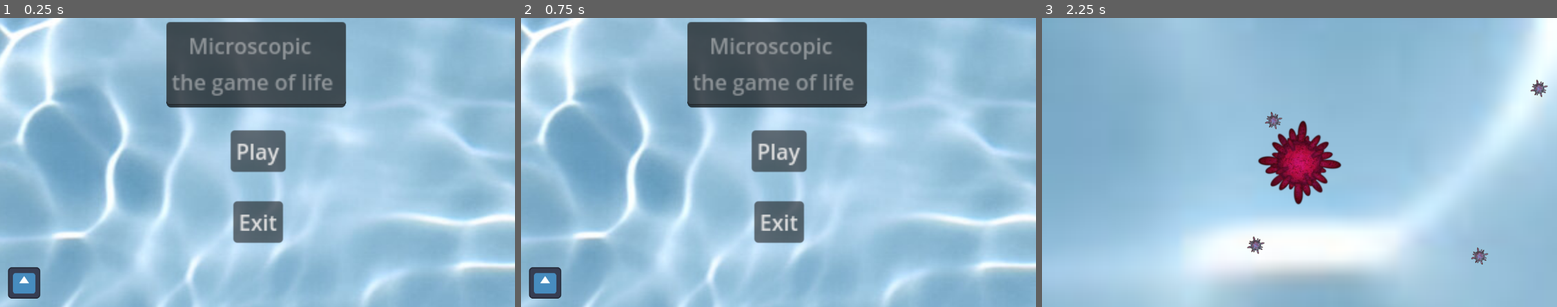
Above: before the commit, frames 1-3 (left to right).
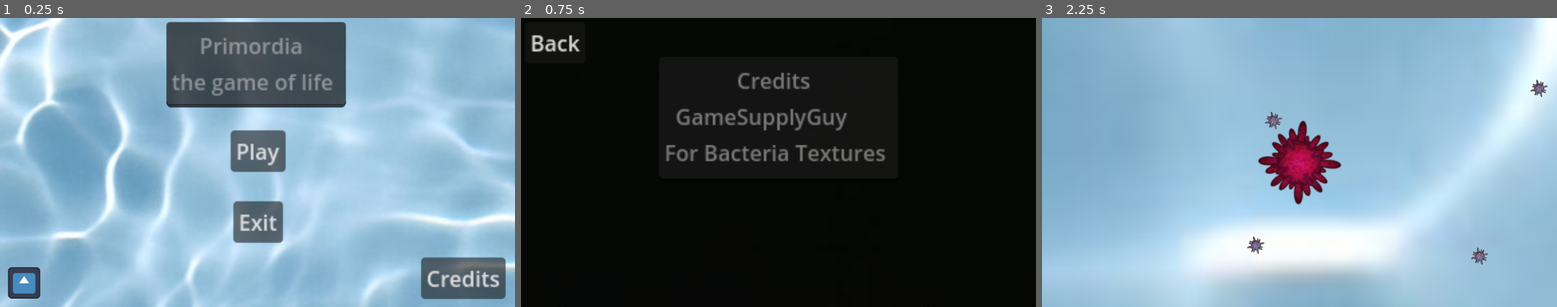
Above: after the commit, the same moments.

Repository: SixFours/Primordia
Game: Godot game, scene res://Scenes/main_menu.tscn
The game is run twice, just before and just after one commit, with the same random seed, the same clock (stepped at 60 frames per second) and the same inputs. The engine's default icon, where the game draws it, is replaced by a stand-in: a white triangle on a blue panel in a dark square. Sound files missing from this copy of the repository are replaced by a short silence.
Inputs (mouse positions are in pixels of both pictures, inside the frame that each line leads up to):
- Up to frame 1 (0.25 s): no input
- Up to frame 2 (0.75 s): click (984, 278) at 0.5 s, where only the run after the commit has a clickable "Credits"
- Up to frame 3 (2.25 s): click (1078, 44) at 1.25 s, where only the run after the commit has a clickable "Back"; click "Play" at 2 s

The runs differ from the first frame. In frame 1, 3.0% of the frame differs, in the area x 36-99%, y 6-98%; in frame 2, 100%, in the area x 0-100%, y 0-100%; in frame 3, nothing differs.

Commit message:
Credits in main menu & quieter music

Diff:
--- /dev/null
+++ b/Scenes/credits.tscn
@@ -0,0 +1,36 @@
+[gd_scene load_steps=3 format=3 uid="uid://1o08nno01iod"]
+
+[ext_resource type="Script" path="res://Scripts/credits.gd" id="1_0rrp4"]
+[ext_resource type="Texture2D" uid="uid://0vlp8s8j5hhb" path="res://Assets/th.jpg" id="1_bqmu2"]
+
+[node name="Credits" type="Control"]
+layout_mode = 3
+anchors_preset = 0
+offset_right = 40.0
+offset_bottom = 40.0
+script = ExtResource("1_0rrp4")
+
+[node name="Sprite2D" type="Sprite2D" parent="."]
+texture = ExtResource("1_bqmu2")
+
+[node name="BackButton" type="Button" parent="."]
+layout_mode = 0
+offset_left = -189.0
+offset_top = -105.0
+offset_right = -144.0
+offset_bottom = -74.0
+text = "Back"
+
+[node name="Camera2D" type="Camera2D" parent="."]
+zoom = Vector2(3, 3)
+
+[node name="TextEdit" type="TextEdit" parent="."]
+layout_mode = 0
+offset_left = -89.0
+offset_top = -79.0
+offset_right = 89.0
+offset_bottom = 14.0
+text = "             Credits
+  GameSupplyGuy
+For Bacteria Textures"
+editable = false
--- a/Scenes/game.tscn
+++ b/Scenes/game.tscn
@@ -284,6 +284,7 @@
 
 [node name="Music" type="AudioStreamPlayer" parent="."]
 stream = ExtResource("9_h1doi")
+volume_db = -10.0
 autoplay = true
 script = ExtResource("11_oce8p")
 
--- a/Scenes/main_menu.tscn
+++ b/Scenes/main_menu.tscn
@@ -34,6 +34,14 @@
 offset_bottom = 60.0
 text = "Exit"
 
+[node name="CreditsButton" type="Button" parent="."]
+layout_mode = 0
+offset_left = 122.0
+offset_top = 71.0
+offset_right = 185.0
+offset_bottom = 102.0
+text = "Credits"
+
 [node name="Camera2D" type="Camera2D" parent="."]
 zoom = Vector2(3, 3)
 
@@ -43,7 +51,7 @@
 offset_top = -105.0
 offset_right = 66.0
 offset_bottom = -41.0
-text = "   Microscopic
+text = "     Primordia
 the game of life"
 editable = false
 
--- /dev/null
+++ b/Scripts/credits.gd
@@ -0,0 +1,7 @@
+extends Control
+
+func _ready():
+	$BackButton.connect("pressed", Callable(self, "_on_back_pressed"))
+
+func _on_back_pressed():
+	get_tree().change_scene_to_file("res://Scenes/main_menu.tscn")
--- a/Scripts/game.gd
+++ b/Scripts/game.gd
@@ -5,8 +5,8 @@
 		#$Music.play()
 
 func _process(delta):
-	if Input.is_action_just_pressed("ui_cancel"):  # "ui_cancel" is mapped to the ESC key by default
-		change_scene("res://Scenes/esc.menu.tscn")  # Replace with your scene path
+	if Input.is_action_just_pressed("ESC"):  # "ui_cancel" is mapped to the ESC key by default
+		change_scene("res://Scenes/main_menu.tscn")  # Replace with your scene path
 
 func change_scene(scene_path: String):
 	get_tree().change_scene()  # Change to the specified scene
--- a/Scripts/main_menu.gd
+++ b/Scripts/main_menu.gd
@@ -3,9 +3,13 @@
 func _ready():
 	$PlayButton.connect("pressed", Callable(self, "_on_play_pressed"))
 	$ExitButton.connect("pressed", Callable(self, "_on_exit_pressed"))
+	$CreditsButton.connect("pressed", Callable(self, "_on_credits_pressed"))
 
 func _on_play_pressed():
 	get_tree().change_scene_to_file("res://Scenes/game.tscn")  # Change this path to your actual game scene
 
 func _on_exit_pressed():
 	get_tree().quit()
+
+func _on_credits_pressed():
+	get_tree().change_scene_to_file("res://Scenes/credits.tscn")
Binary file added: Assets/th.jpg
Not shown, added: Assets/th.jpg.import
